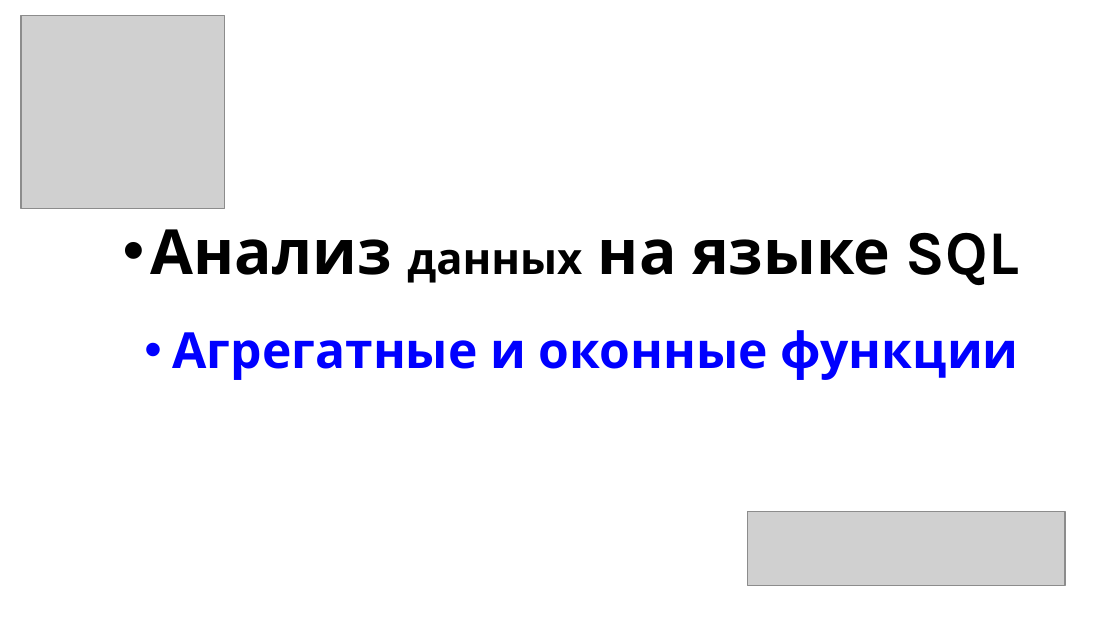
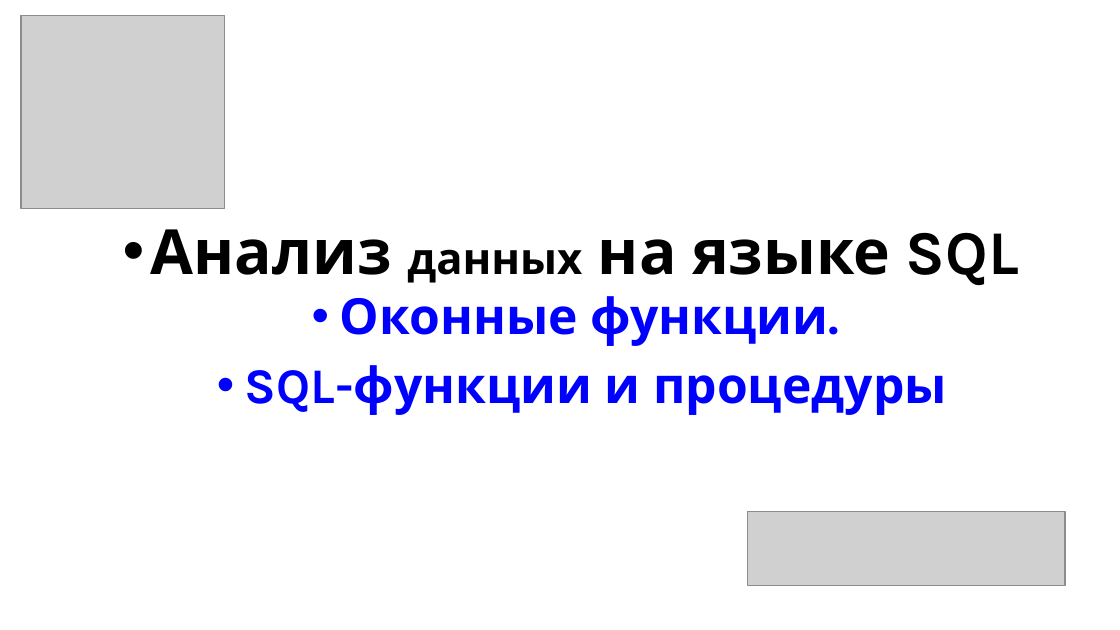
Before and after one commit to nesrv/sql-analytics-24, a slide deck: slide 1 of m4/docs/презентация.pptx. Drawn at 1120x630 pixels with LibreOffice and Linux fonts; fonts in the diff are those of the drawing; grey boxes stand for pictures. Boxes give left, top, right and bottom in pixels: in the first picture for what was removed or moved away, otherwise in the second. Text is boxed around its words. In the diff, an @@ line names an element or a change of style, - is before the commit and + after.

```diff
--- a/m4/docs/презентация.pptx
+++ b/m4/docs/презентация.pptx
@@ subtitle at (245,296,947,415): text changed @@
-• Агрегатные и оконные функции
+• Оконные функции.
+• SQL-функции и процедуры
```
Also in this commit, not shown: 3 slides removed, 24 other files.
